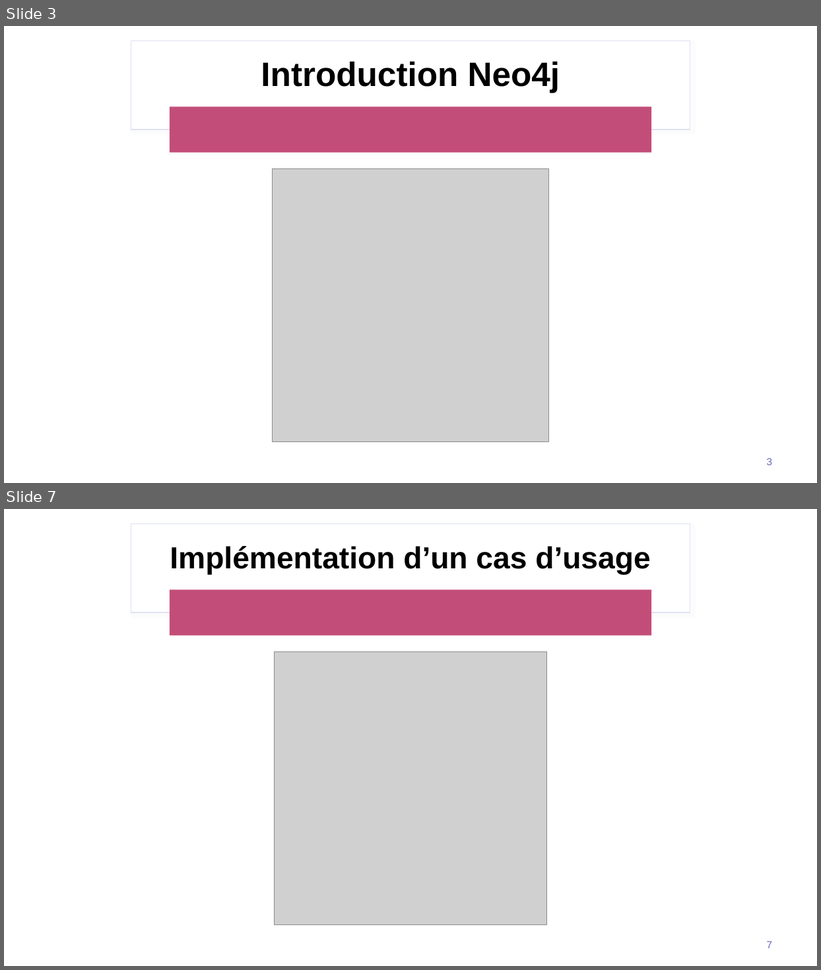
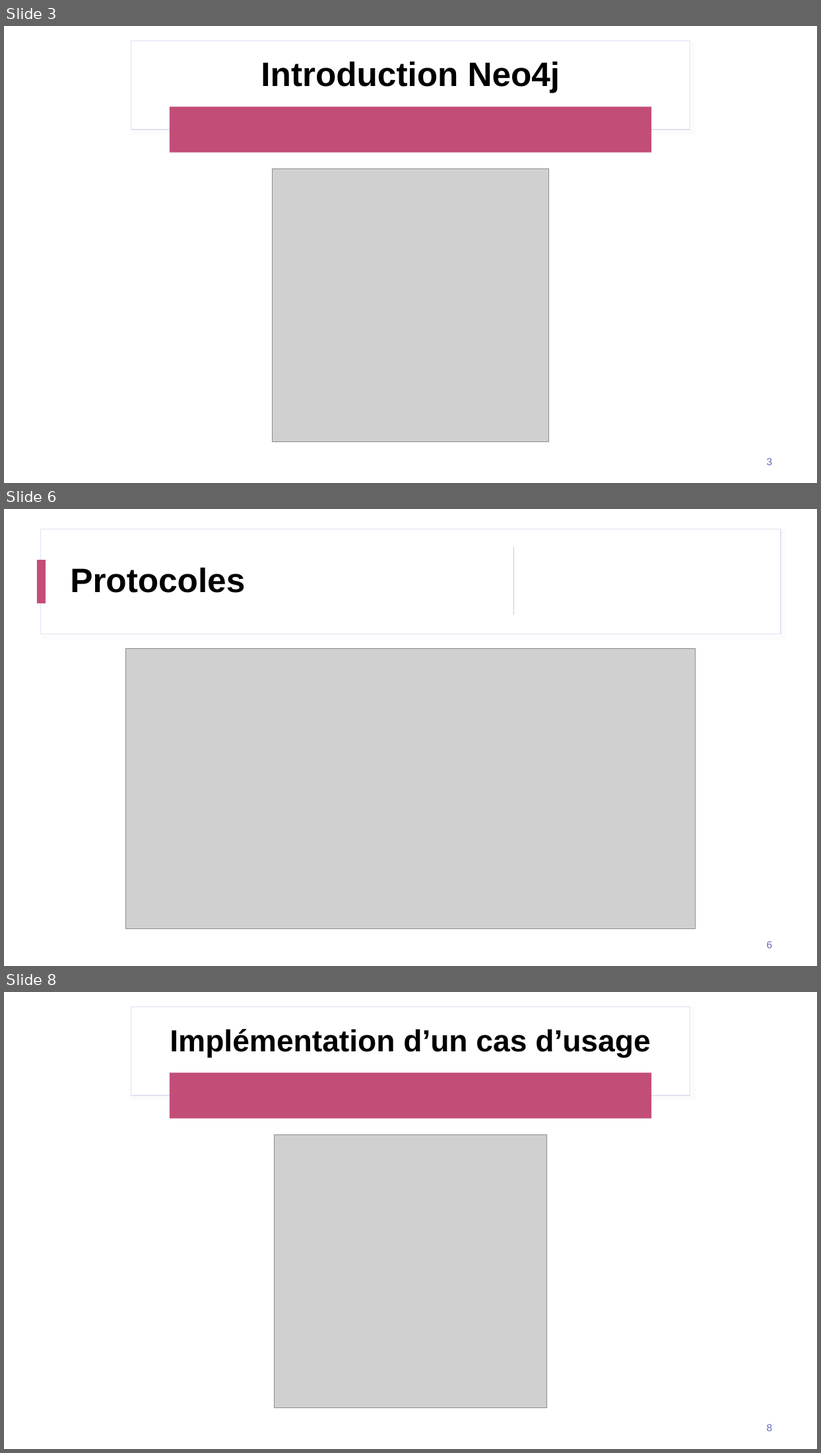
Before and after one commit to clementmariebrisson/neo4j-recommandation-engine, a slide deck: Presentation Neo4j.pptx. Shown one above the other, each under a label of ours: slides 3 and 7 before the commit, slides 3, 6 and 8 after it; the slides between them are not shown. The pictures are 821x970 and 821x1453 pixels, drawn with LibreOffice and Linux fonts; fonts in the diff are those of the drawing; grey boxes stand for pictures. Boxes give left, top, right and bottom in pixels: in the first picture for what was removed or moved away, otherwise in the second. Text is boxed around its words. In the diff, an @@ line names an element or a change of style, - is before the commit and + after.

```diff
--- a/Presentation Neo4j.pptx
+++ b/Presentation Neo4j.pptx
@@ slide 6 added at (4, 509, 817, 966), background #FFFFFF; not listed: 2 template elements that a slide beside it also shows @@
@@ rectangle added at (4, 509, 817, 966), fill #FFFFFF @@
@@ rectangle added at (40, 529, 781, 634), fill #FFFFFF, outline #E0E1F2 1 pt @@
@@ rectangle added at (514, 547, 514, 615), fill #B2B4DF @@
@@ rectangle added at (37, 560, 46, 604), fill #C34D79 @@
@@ title added at (70, 567, 245, 593), 40 pt, text #000000, bold @@
+Protocoles
@@ picture added at (126, 649, 696, 929) @@
@@ page number added at (767, 941, 773, 949), 12 pt, text #6669BE @@
+6
@@ what was slide 7 is now slide 8 @@
@@ page number at (767, 1424, 773, 1432): text changed @@
-7
+8
```
Also in this commit, not shown: 2 slides changed, 1 other slide added, 1 slide removed.
